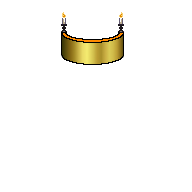
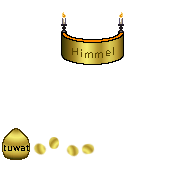
Layers edited between the first and the second 192×192 image:
added layer "mini-ei 4" above "mini-ei 3" over 81, 143, 95, 155
added layer "mini-ei 3" above "mini-ei 2" over 66, 144, 80, 157
added layer "mini-ei 2" above "mini-ei 1" over 33, 142, 47, 156
added layer "mini-ei 1" above "Himmel" over 49, 137, 59, 149
added layer "Himmel" above "tresen" over 72, 47, 114, 58
added layer "tuwat" above "ei-gold-Kopie" over 4, 145, 29, 151
added layer "ei-gold-Kopie" above "wolke" over 2, 128, 30, 160
